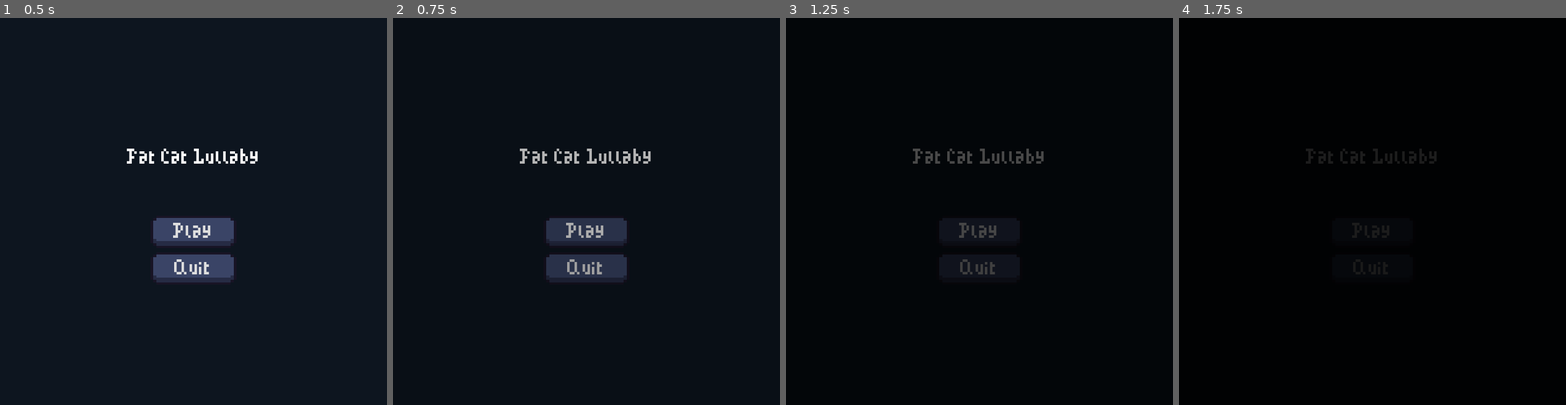
Above: before the commit, frames 1-4 (left to right).
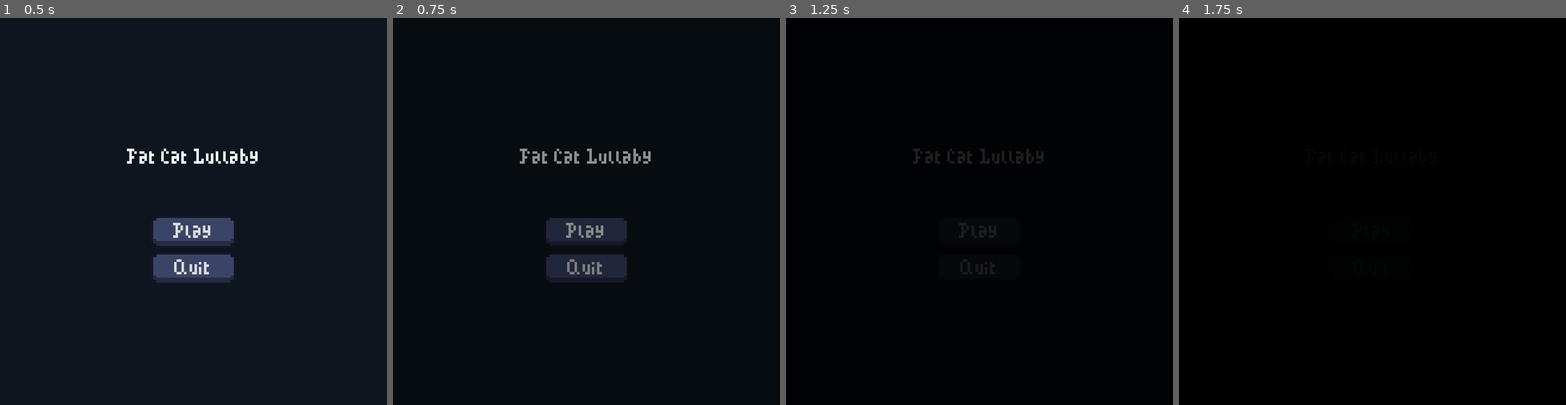
Above: after the commit, the same moments.

Repository: Sooshimi/fat-cat-lullaby
Game: Godot game, scene res://scenes/ui/main_menu.tscn
Two runs of this game, one before a commit and one after it. Both use one fixed random seed, a clock stepped at 60 frames per second and the inputs below.
Inputs:
- Up to frame 1 (0.5 s): no input
- Up to frame 2 (0.75 s): click "Play" at 0.5 s
- Up to frame 3 (1.25 s): no input
- Up to frame 4 (1.75 s): click "Play" at 1.25 s

Frame 1 is identical in both runs. In frame 2, 0.8% of the frame differs, in the area x 32-67%, y 33-67%; in frame 3, 0.8%; in frame 4, less than 0.1%.

Commit message:
Main menu fade and music fade to include delta

Diff:
--- a/scenes/ui/main_menu.gd
+++ b/scenes/ui/main_menu.gd
@@ -9,8 +9,8 @@
 
 func _process(delta):
 	if play_pressed:
-		canvas.color = lerp(canvas.color, Color(0,0,0,1), 0.03)
-		music.volume_db = lerp(music.volume_db, -80.0, 0.01)
+		canvas.color = lerp(canvas.color, Color(0,0,0,1), 3 * delta)
+		music.volume_db = lerp(music.volume_db, -80.0, 1 * delta)
 
 func _on_play_pressed() -> void:
 	fade_out_timer.start()
